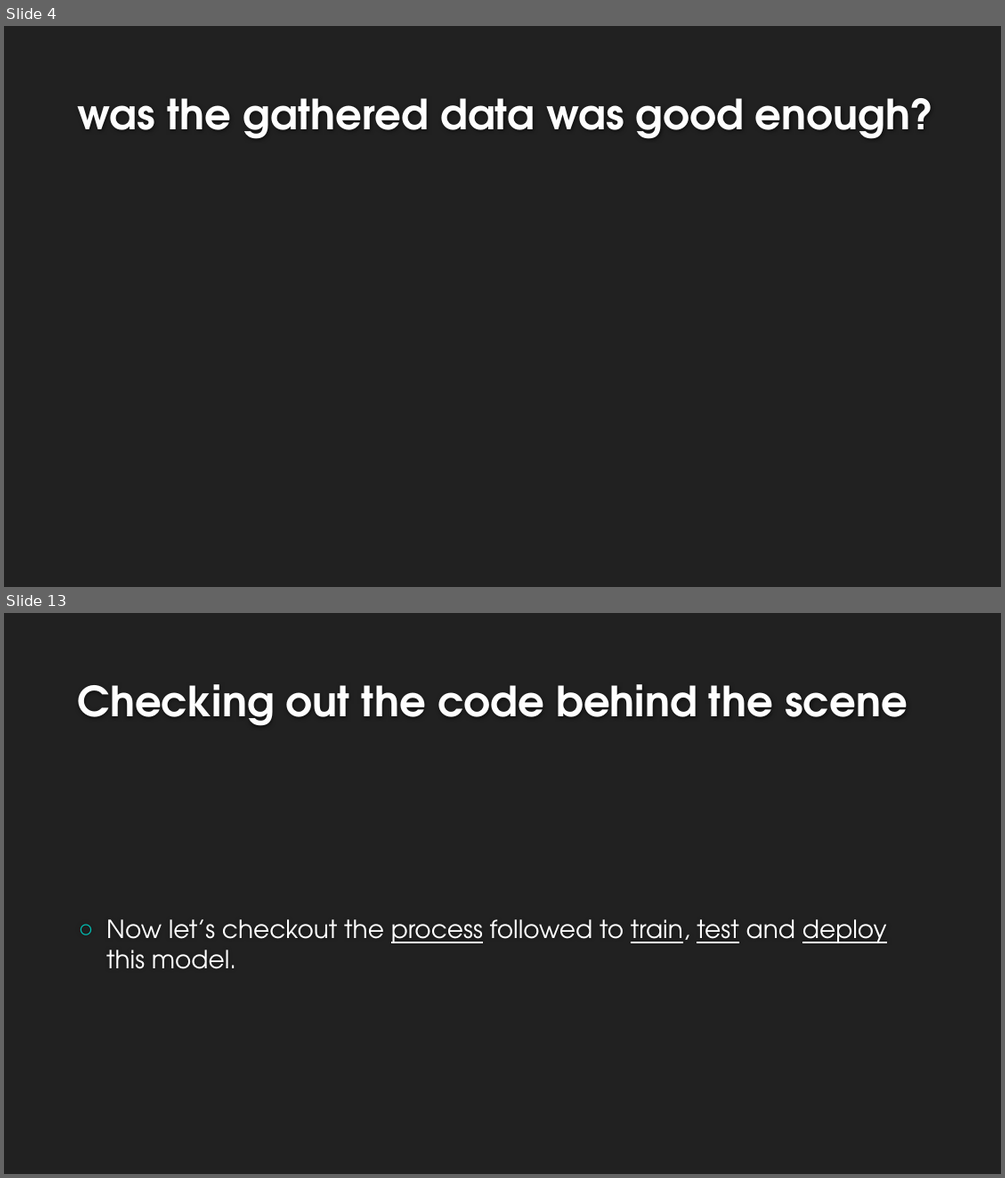
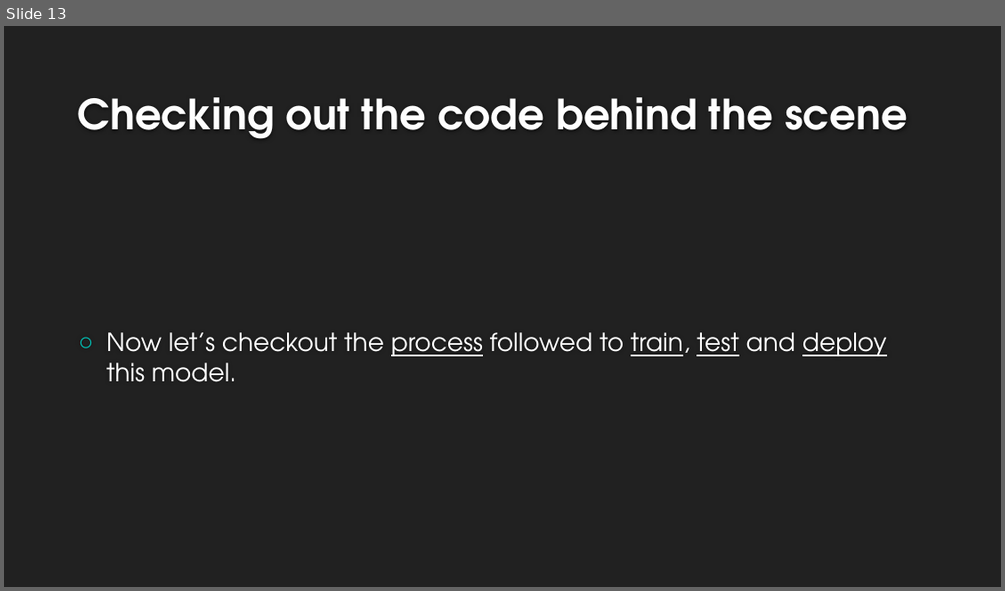
Before and after one commit to Sarvesh-Kesharwani/Spam_Classifier, a slide deck: ppt/Spam Classifier.pptx. Shown one above the other, each under a label of ours: slides 4 and 13 before the commit, slide 13 after it; the slides between them are not shown. The pictures are 1005x1178 and 1005x591 pixels, drawn with LibreOffice and Linux fonts; fonts in the diff are those of the drawing; background and template pictures are left out. Boxes give left, top, right and bottom in pixels: in the first picture for what was removed or moved away, otherwise in the second. Text is boxed around its words. In the diff, an @@ line names an element or a change of style, - is before the commit and + after.

```diff
--- a/ppt/Spam Classifier.pptx
+++ b/ppt/Spam Classifier.pptx
@@ slide 4 removed at <box>4,26,1001,587</box>, background #212121 @@
@@ title removed at <box>78,98,934,139</box> @@
-was the gathered data was good enough?
```
Also in this commit, not shown: 5 slides changed, 7 slides added, 8 other slides removed, 3 other files.
